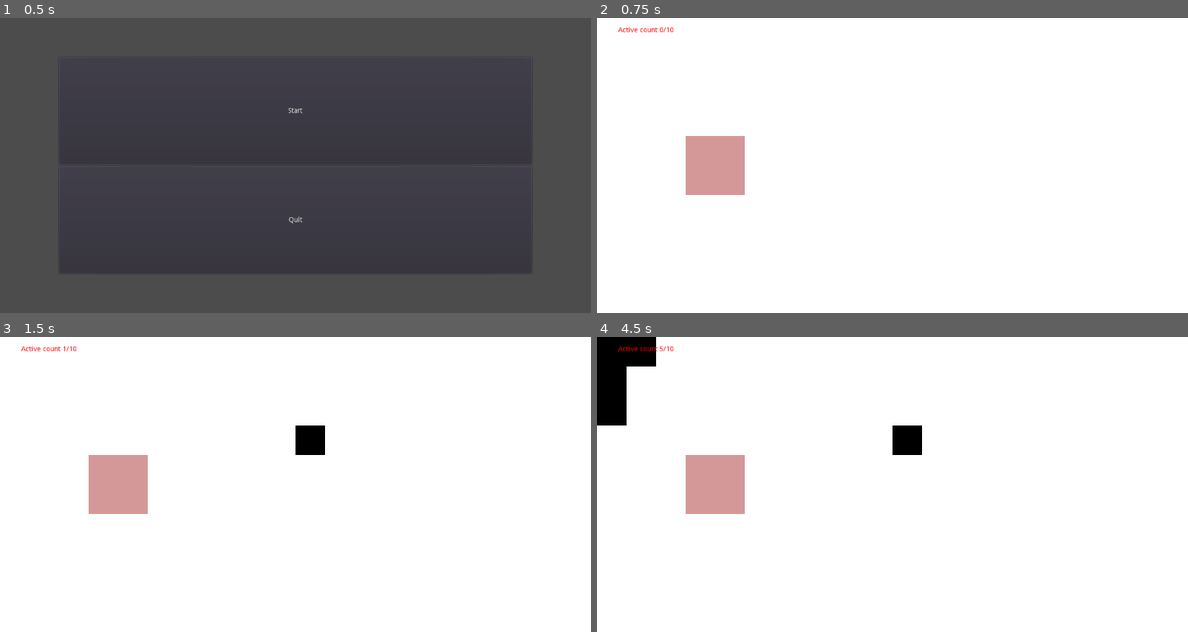
Above: before the commit, frames 1-4 (two rows, left to right).
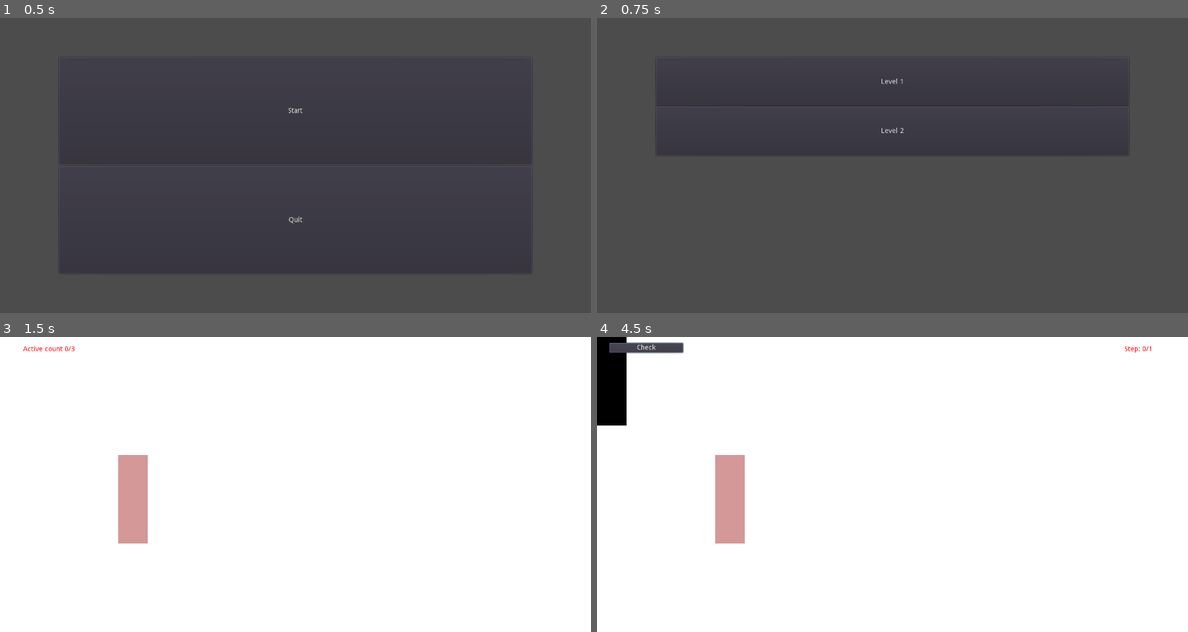
Above: after the commit, the same moments.

Repository: sisipun/SleepyCity
Game: Godot game, scene res://scenes/MainMenu.tscn
Two runs of this game, one before a commit and one after it. Both use one fixed random seed, a clock stepped at 60 frames per second and the inputs below.
Inputs (mouse positions are in pixels of both pictures, inside the frame that each line leads up to):
- Up to frame 1 (0.5 s): no input
- Up to frame 2 (0.75 s): click "Start" at 0.5 s
- Up to frame 3 (1.5 s): click (295, 449) at 1.25 s, where only the run after the commit has a clickable "Level 2"
- Up to frame 4 (4.5 s): tap Enter at 2, 3.5 s; move the mouse to (608, 351) at 2.02 s; click (608, 351) at 2.17 s; tap Space at 2.75 s; move the mouse to (608, 381) at 2.77 s; click (608, 381) at 2.92 s; move the mouse to (608, 410) at 3.52 s; click (608, 410) at 3.67 s; click (644, 348) at 4.25 s, where only the run after the commit has a clickable "Check"

Frame 1 is identical in both runs. In frame 2, 100% of the frame differs, in the area x 0-100%, y 0-100%; in frame 3, 2.1%; in frame 4, 2.8%.

Commit message:
Choose level

Diff:
--- a/project.godot
+++ b/project.godot
@@ -18,16 +18,26 @@
 "class": "Level",
 "language": "GDScript",
 "path": "res://scripts/Level.gd"
+}, {
+"base": "Reference",
+"class": "LevelInfo",
+"language": "GDScript",
+"path": "res://scripts/LevelInfo.gd"
 } ]
 _global_script_class_icons={
 "Cell": "",
-"Level": ""
+"Level": "",
+"LevelInfo": ""
 }
 
 [application]
 
 config/name="Cells"
 run/main_scene="res://scenes/MainMenu.tscn"
+
+[autoload]
+
+Levels="*res://scripts/Levels.gd"
 
 [display]
 
--- /dev/null
+++ b/scenes/ChooseLevel.tscn
@@ -0,0 +1,14 @@
+[gd_scene load_steps=2 format=2]
+
+[ext_resource path="res://scripts/ChooseLevel.gd" type="Script" id=1]
+
+[node name="ChooseLevel" type="Control"]
+anchor_right = 1.0
+anchor_bottom = 1.0
+script = ExtResource( 1 )
+
+[node name="Buttons" type="VBoxContainer" parent="."]
+margin_left = 120.0
+margin_top = 80.0
+margin_right = 1080.0
+margin_bottom = 520.0
--- a/scenes/Level.tscn
+++ b/scenes/Level.tscn
@@ -1,11 +1,9 @@
-[gd_scene load_steps=3 format=2]
+[gd_scene load_steps=2 format=2]
 
 [ext_resource path="res://scripts/Level.gd" type="Script" id=1]
-[ext_resource path="res://scenes/Cell.tscn" type="PackedScene" id=2]
 
 [node name="Level" type="Node2D"]
 script = ExtResource( 1 )
-CellScene = ExtResource( 2 )
 alive_max_count = 10
 step_count = 5
 
--- /dev/null
+++ b/scripts/ChooseLevel.gd
@@ -0,0 +1,20 @@
+extends Control
+
+var button_height = 100
+
+func _ready():
+	var buttons_area_rect = $Buttons.get_global_rect()
+	var buttons_area_position = buttons_area_rect.position
+	var buttons_area_size = buttons_area_rect.size
+
+	for i in range(Levels.values.size()):
+		var button = Button.new()
+		button.set_position(Vector2(buttons_area_position.x, buttons_area_position.y + (button_height * i)))
+		button.set_size(Vector2(buttons_area_size.x, button_height))
+		button.text = "Level %d" % (i + 1)
+		button.connect("pressed", self, "_on_Level_clicked", [i])
+		add_child(button)
+
+func _on_Level_clicked(i):
+	Levels.current = i
+	get_tree().change_scene("res://scenes/Level.tscn")
--- a/scripts/Level.gd
+++ b/scripts/Level.gd
@@ -7,7 +7,6 @@
 	PREVIEW
 }
 
-export (PackedScene) var CellScene
 export var width = 20
 export var height = 10
 export var alive_max_count = 3
@@ -24,6 +23,16 @@
 var alive_count = 0
 
 func _ready():
+	var levelInfo = Levels.current()
+	self.width = levelInfo.width
+	self.height = levelInfo.height
+	self.alive_max_count = levelInfo.alive_max_count
+	self.born_condition = levelInfo.born_condition
+	self.survive_condition = levelInfo.survive_condition
+	self.step_count = levelInfo.step_count
+	self.targets = levelInfo.targets
+
+	var cellScene = load("res://scenes/Cell.tscn")
 	screen_size = get_viewport_rect().size
 	stage = Stage.USER_INPUT
 	var cell_width = screen_size.x / width
@@ -32,7 +41,7 @@
 		map.append([])
 		user_input_map.append([])
 		for j in range(height):
-			var cell = CellScene.instance().init(i, j, Vector2(cell_width / 2 + i * cell_width, cell_height / 2 + j * cell_height), Vector2(cell_width, cell_height))
+			var cell = cellScene.instance().init(i, j, Vector2(cell_width / 2 + i * cell_width, cell_height / 2 + j * cell_height), Vector2(cell_width, cell_height))
 			cell.connect("clicked", self, "_on_Cell_clicked")
 			add_child(cell)
 			map[i].append(cell)
@@ -40,11 +49,11 @@
 
 	targets.sort()
 	for target in targets:
-		var cell = CellScene.instance().init(target.x, target.y, Vector2(cell_width / 2 + target.x * cell_width, cell_height / 2 + target.y * cell_height), Vector2(cell_width, cell_height), 0.5, Cell.Type.TARGET)
+		var cell = cellScene.instance().init(target.x, target.y, Vector2(cell_width / 2 + target.x * cell_width, cell_height / 2 + target.y * cell_height), Vector2(cell_width, cell_height), 0.5, Cell.Type.TARGET)
 		add_child(cell)
 
 	$HUD/ActiveCount.text = "Active count %d/%d" % [alive_count, alive_max_count]
-	$HUD/ActiveCount.visible = true
+	$HUD/ActiveCount.show()
 
 func _on_Cell_clicked(coord_x, coord_y):
 	if stage == Stage.PREVIEW:
@@ -60,12 +69,12 @@
 
 	user_input_map[coord_x][coord_y] = cell.is_alive()
 	if alive_count == alive_max_count:
-		$HUD/ActiveCount.visible = false
-		$HUD/PreviewButton.visible = true
+		$HUD/ActiveCount.hide()
+		$HUD/PreviewButton.show()
 	else:
-		$HUD/PreviewButton.visible = false
+		$HUD/PreviewButton.hide()
 		$HUD/ActiveCount.text = "Active count %d/%d" % [alive_count, alive_max_count]
-		$HUD/ActiveCount.visible = true
+		$HUD/ActiveCount.show()
 
 func _on_PreviewButton_pressed():
 	if stage == Stage.PREVIEW:
@@ -73,11 +82,10 @@
 
 	stage = Stage.PREVIEW
 	$HUD/StepNumber.text = "Step: %d/%d" % [step_number, step_count]
-	$HUD/StepNumber.visible = true
+	$HUD/StepNumber.show()
 	$StepTimer.start()
 
 func _on_StepTimer_timeout():
-	step()
 	step_number += 1
 	if step_number > step_count:
 		$StepTimer.stop()
@@ -86,6 +94,7 @@
 			stage = Stage.USER_INPUT
 			reset_map()
 	else:
+		step()
 		$HUD/StepNumber.text = "Step: %d/%d" % [step_number, step_count]
 
 func step():
@@ -106,7 +115,7 @@
 		for j in range(map[i].size()):
 			map[i][j].set_alive(user_input_map[i][j])
 
-	$HUD/StepNumber.visible = false
+	$HUD/StepNumber.hide()
 
 func alive_around_count(i, j):
 	var inc_i = i + 1 if map.size() > i + 1 else 0
--- /dev/null
+++ b/scripts/LevelInfo.gd
@@ -0,0 +1,18 @@
+class_name LevelInfo
+
+var width
+var height
+var alive_max_count
+var born_condition
+var survive_condition
+var step_count
+var targets
+
+func _init(width, height, alive_max_count, born_condition, survive_condition, step_count, targets):
+	self.width = width
+	self.height = height
+	self.alive_max_count = alive_max_count
+	self.born_condition = born_condition
+	self.survive_condition = survive_condition
+	self.step_count = step_count
+	self.targets = targets
--- /dev/null
+++ b/scripts/Levels.gd
@@ -0,0 +1,10 @@
+extends Node
+
+var values = [
+	LevelInfo.new(20, 10, 3, [3], [2,3], 1, [Vector2(4,4), Vector2(4,5), Vector2(3,4), Vector2(3,5)]),
+	LevelInfo.new(20, 10, 3, [3], [2,3], 1, [Vector2(4,4), Vector2(4,5), Vector2(4,6)])
+]
+var current = 0
+
+func current():
+	return values[current]
--- a/scripts/MainMenu.gd
+++ b/scripts/MainMenu.gd
@@ -2,7 +2,7 @@
 
 
 func _on_StartButton_pressed():
-	get_tree().change_scene("res://scenes/Level.tscn")
+	get_tree().change_scene("res://scenes/ChooseLevel.tscn")
 
 
 func _on_QuitButton_pressed():
